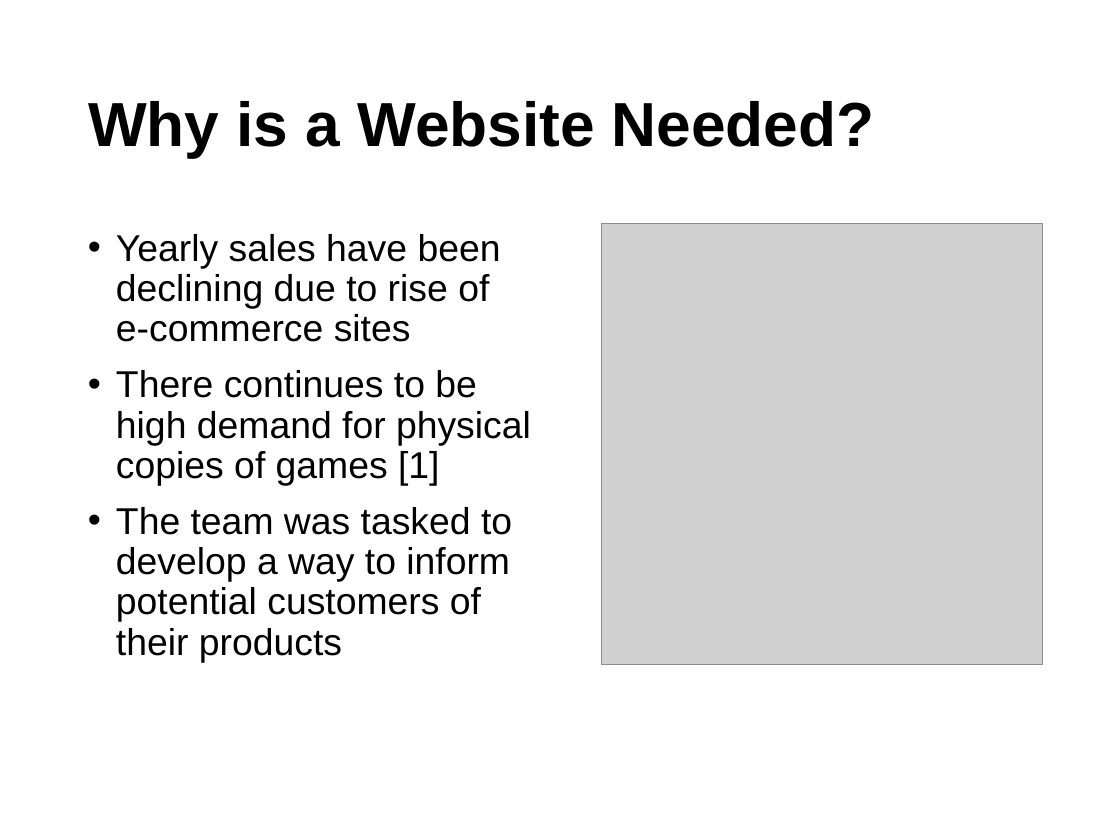
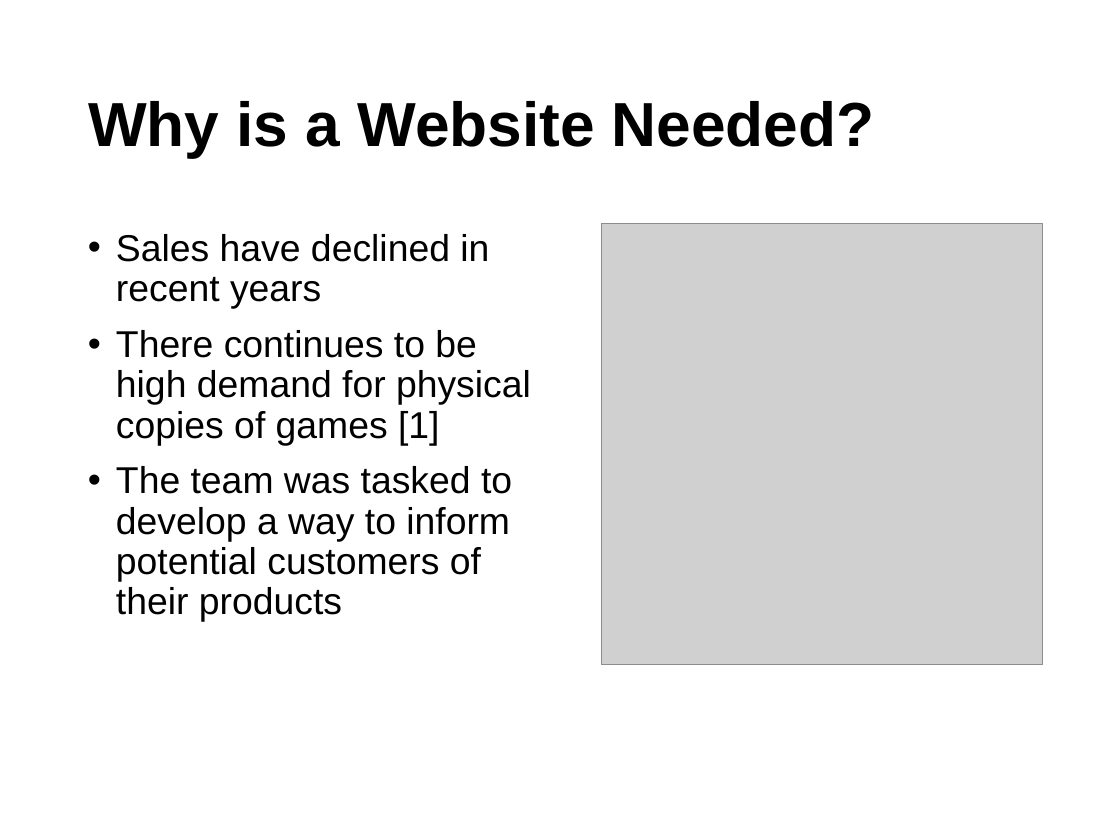
Before and after one commit to zahir-firoze/MIE350Proj, a slide deck: slide 5 of Project Presentation/MIE350 - Project Presentation.ppt. Drawn at 1120x840 pixels with LibreOffice and Linux fonts; fonts in the diff are those of the drawing; grey boxes stand for pictures. Boxes give left, top, right and bottom in pixels: in the first picture for what was removed or moved away, otherwise in the second. Text is boxed around its words. In the diff, an @@ line names an element or a change of style, - is before the commit and + after.

```diff
--- a/Project Presentation/MIE350 - Project Presentation.ppt
+++ b/Project Presentation/MIE350 - Project Presentation.ppt
@@ text at (116,234,489,309): text changed @@
-• Yearly sales have been declining due to rise of e-commerce sites
+• Sales have declined in recent years
```
Also in this commit, not shown: 4 other slides changed.
